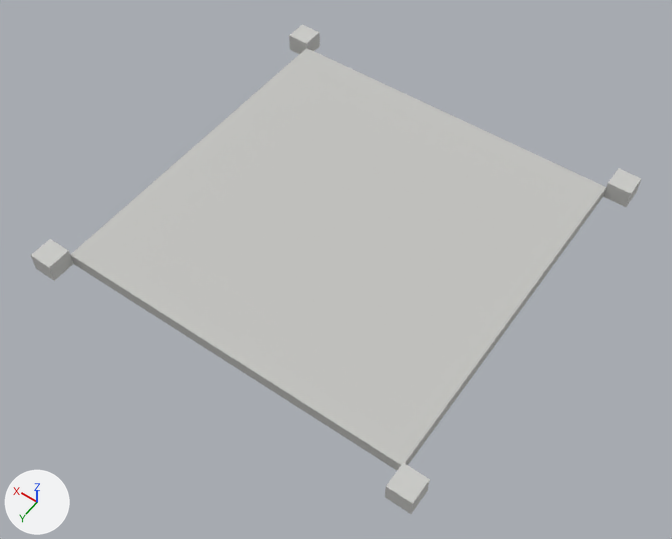
Renders of the glTF model public/models/props/path_junction.lod2.glb from each side of a commit.
One viewpoint serves both versions: a camera (50 mm lens) standing at (-2.18, 3.16, 4.49) and looking at (-0.08, 0.23, -0.12). The lights are fixed; the arrows at lower left show +X, +Y and +Z. The picture after the commit comes second. Where no turn or scale is listed for an object, it has been applied to the vertices. Vertices at exactly the same position are counted once.

In view in the first picture: 'props_path_junction'.
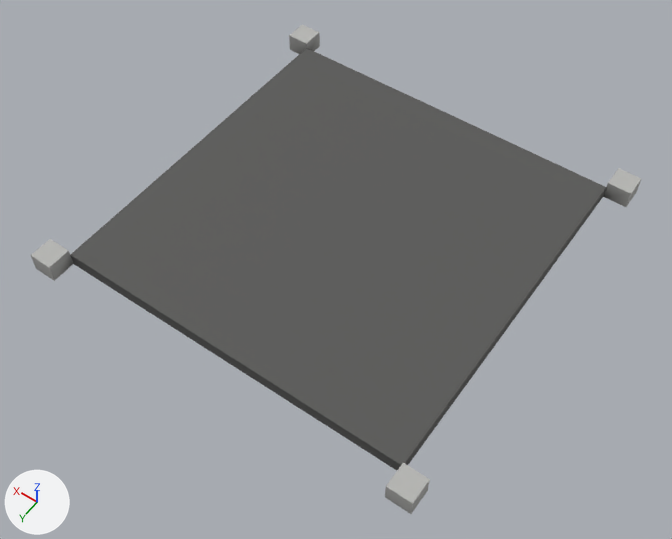
Changed parts and their boxes [x1, y1, x2, y2] in the pictures (672 x 539 px):
'props_path_junction', recoloured (light grey to grey): [30, 25, 641, 514] in both

Patch to the scene script:
```diff
--- a/public/models/props/path_junction.lod2.glb.py
+++ b/public/models/props/path_junction.lod2.glb.py
@@ mat_pavement_slab @@
 n0 = _N.new('ShaderNodeBsdfPrincipled'); n0.name = 'Principled BSDF'
-n0.inputs[0].default_value = (0.55, 0.55, 0.53, 1.0)  # 'Base Color', light grey #c4c4c0
 n0.inputs[2].default_value = 0.85  # 'Roughness'
 n1 = _N.new('ShaderNodeOutputMaterial'); n1.name = 'Material Output'
+n2 = _N.new('ShaderNodeMix'); n2.name = 'Mix'
+n2.data_type = 'RGBA'
+n2.blend_type = 'MULTIPLY'
+n2.inputs[0].default_value = 1.0  # 'Factor'
+n2.inputs[7].default_value = (0.55, 0.55, 0.53, 1.0)  # 'B', light grey #c4c4c0
+n3 = _N.new('ShaderNodeVertexColor'); n3.name = 'Color Attribute'
 _L.new(n0.outputs[0], n1.inputs[0])  # 'BSDF' to 'Surface'
+_L.new(n2.outputs[2], n0.inputs[0])  # 'Result' to 'Base Color'
+_L.new(n3.outputs[0], n2.inputs[6])  # 'Color' to 'A'
@@ mat_kerb_stone @@
 n0 = _N.new('ShaderNodeBsdfPrincipled'); n0.name = 'Principled BSDF'
-n0.inputs[0].default_value = (0.6, 0.6, 0.58, 1.0)  # 'Base Color', light grey #cbcbc8
 n0.inputs[2].default_value = 0.85  # 'Roughness'
 n1 = _N.new('ShaderNodeOutputMaterial'); n1.name = 'Material Output'
+n2 = _N.new('ShaderNodeMix'); n2.name = 'Mix'
+n2.data_type = 'RGBA'
+n2.blend_type = 'MULTIPLY'
+n2.inputs[0].default_value = 1.0  # 'Factor'
+n2.inputs[7].default_value = (0.6, 0.6, 0.58, 1.0)  # 'B', light grey #cbcbc8
+n3 = _N.new('ShaderNodeVertexColor'); n3.name = 'Color Attribute'
 _L.new(n0.outputs[0], n1.inputs[0])  # 'BSDF' to 'Surface'
+_L.new(n2.outputs[2], n0.inputs[0])  # 'Result' to 'Base Color'
+_L.new(n3.outputs[0], n2.inputs[6])  # 'Color' to 'A'
@@ me_props_path_junction @@
 me_props_path_junction.from_pydata(...)  # 36 vertices, 60 faces; spans x -1.36..1.36, y -1.36..1.36, z -0.06..0.06
 # used by ob_props_path_junction; location = (0.0, 0.0, 0.065)
+# me_props_path_junction part 1: vertex colours changed
 me_props_path_junction.materials.append(mat_pavement_slab)
```
